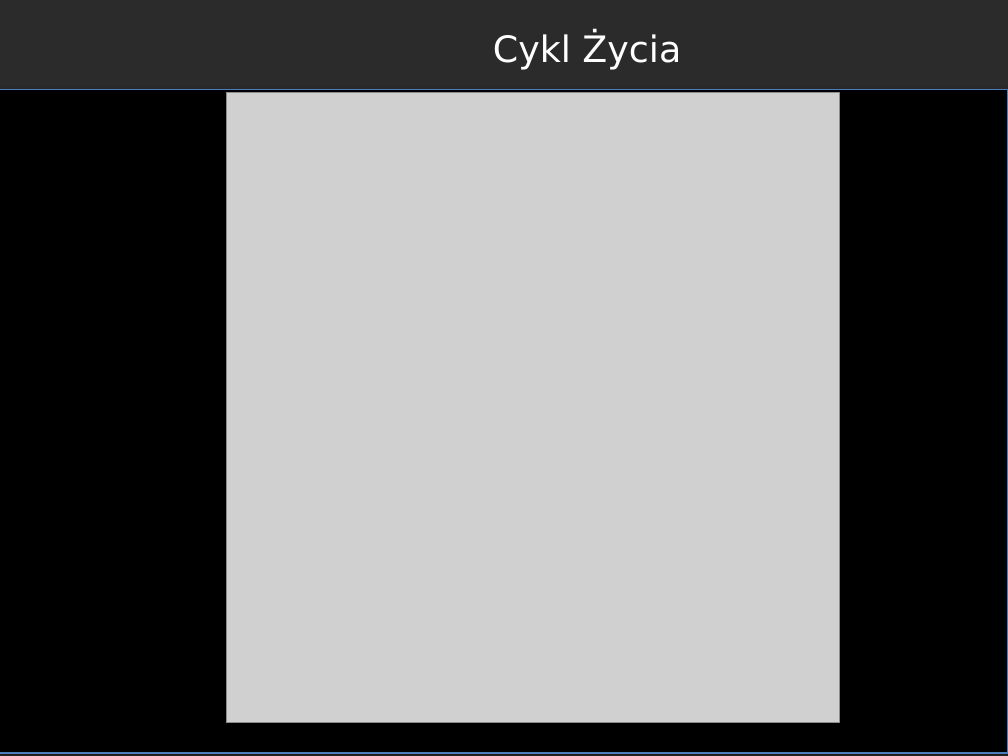
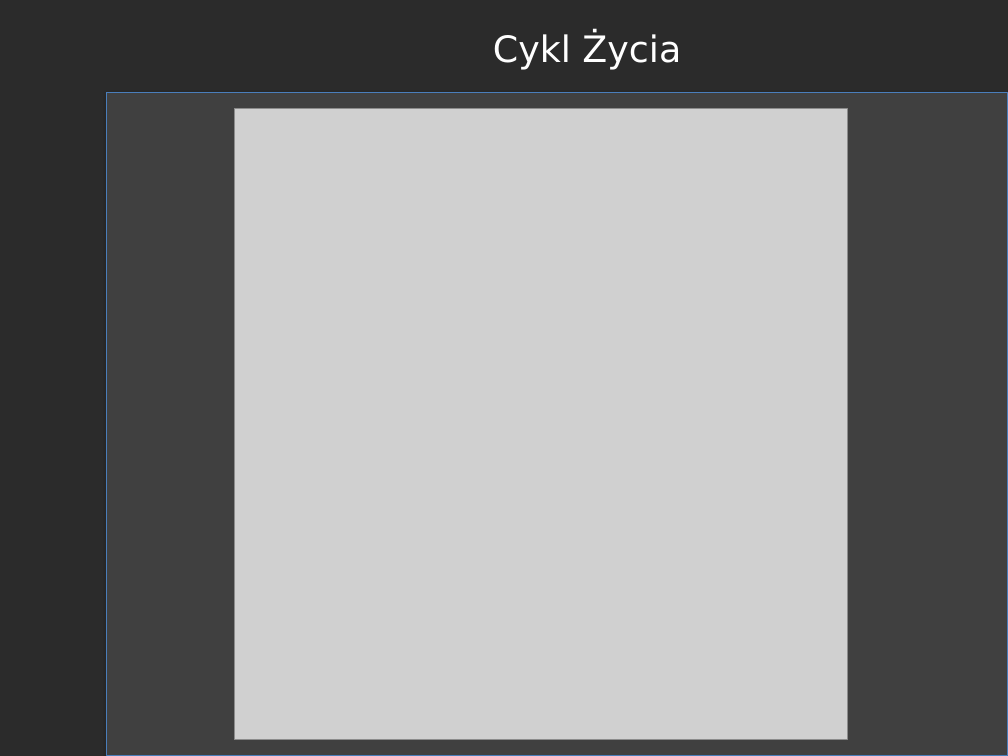
Before and after one commit to RafLew84/PUM, a slide deck: slide 13 of 2023-2024/Wyk/Wyklad1.pptx (slide 10 before the commit). Drawn at 1008x756 pixels with LibreOffice and Linux fonts; fonts in the diff are those of the drawing; grey boxes stand for pictures; background and template pictures are left out; a plain dark background stands for a picture behind light text. Boxes give left, top, right and bottom in pixels: in the first picture for what was removed or moved away, otherwise in the second. Text is boxed around its words. In the diff, an @@ line names an element or a change of style, - is before the commit and + after.

```diff
--- a/2023-2024/Wyk/Wyklad1.pptx
+++ b/2023-2024/Wyk/Wyklad1.pptx
@@ rectangle: place and size @@
-rectangle at (0, 90, 1008, 753)
+rectangle at (107, 93, 1008, 756)
@@ rectangle at (107, 93, 1008, 756): fill #000000 to #404040 @@
@@ picture: place and size @@
-picture at (226, 93, 840, 724)
+picture at (234, 109, 848, 740)
```
Also in this commit, not shown: 14 other slides changed, 7 slides added, 6 slides removed.
